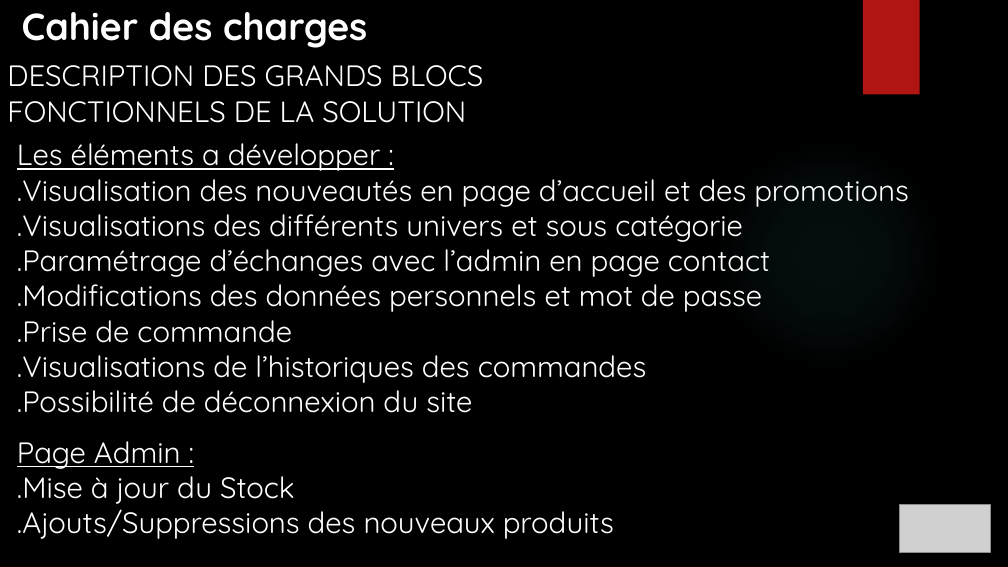
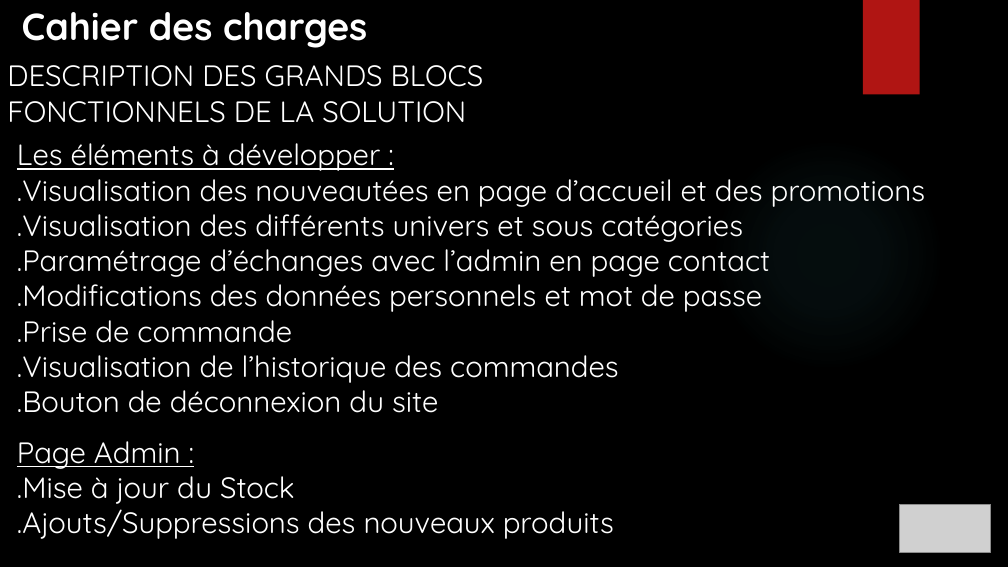
Before and after one commit to ChampemeDylan/UPOP, a slide deck: slide 5 of Présentation UPOP.pptx. Drawn at 1008x567 pixels with LibreOffice and Linux fonts; fonts in the diff are those of the drawing; grey boxes stand for pictures; background and template pictures are left out. Boxes give left, top, right and bottom in pixels: in the first picture for what was removed or moved away, otherwise in the second. Text is boxed around its words. In the diff, an @@ line names an element or a change of style, - is before the commit and + after.

```diff
--- a/Présentation UPOP.pptx
+++ b/Présentation UPOP.pptx
@@ text at (17, 143, 925, 242): text changed @@
-Les éléments a développer :
-.Visualisation des nouveautés en page d’accueil et des promotions
-.Visualisations des différents univers et sous catégorie
+Les éléments à développer :
+.Visualisation des nouveautées en page d’accueil et des promotions
+.Visualisation des différents univers et sous catégories
@@ text at (17, 355, 619, 413): text changed @@
-.Visualisations de l’historiques des commandes
-.Possibilité de déconnexion du site
+.Visualisation de l’historique des commandes
+.Bouton de déconnexion du site
```
Also in this commit, not shown: 15 other slides changed, 7 slides added.
